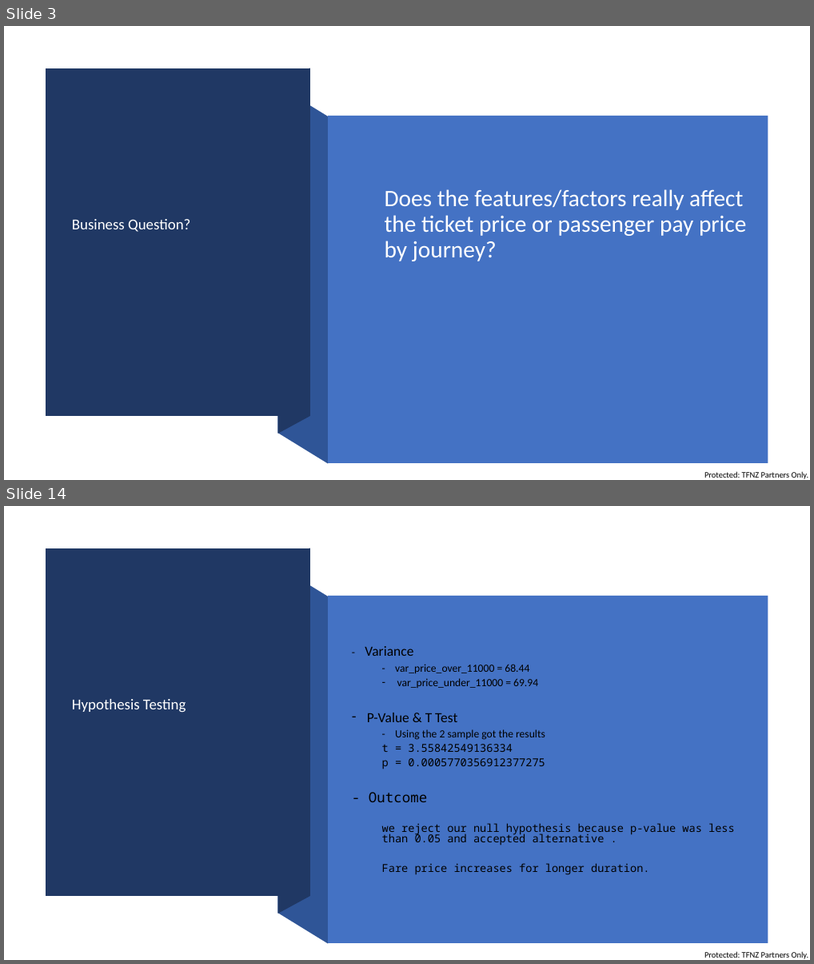
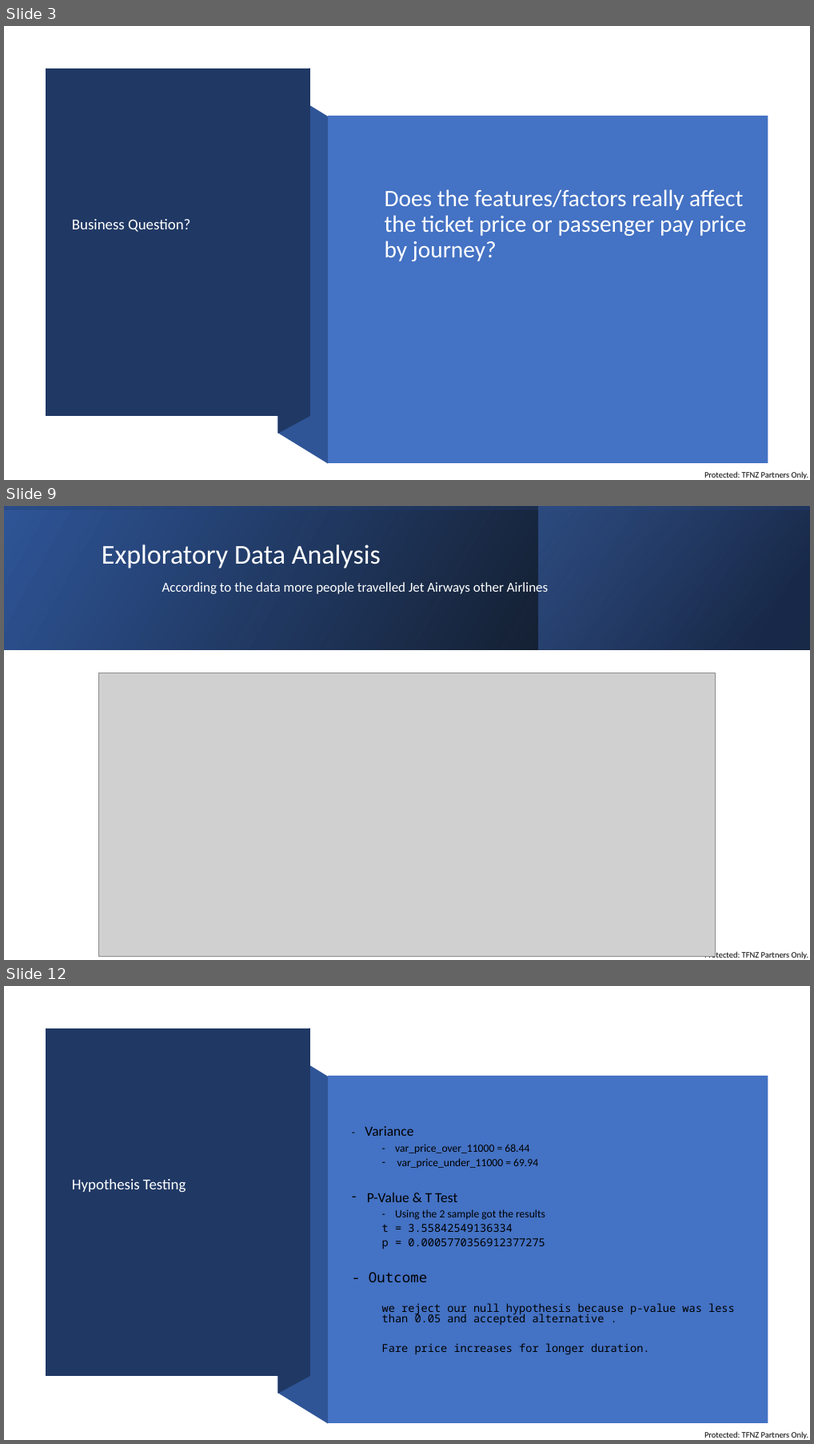
Before and after one commit to divraj2022/IOD_DIV, a slide deck: Mini Project 1/Mini Project 1.PPTX. Shown one above the other, each under a label of ours: slides 3 and 14 before the commit, slides 3, 9 and 12 after it; the slides between them are not shown. The pictures are 814x964 and 814x1444 pixels, drawn with LibreOffice and Linux fonts; fonts in the diff are those of the drawing; grey boxes stand for pictures. Boxes give left, top, right and bottom in pixels: in the first picture for what was removed or moved away, otherwise in the second. Text is boxed around its words. In the diff, an @@ line names an element or a change of style, - is before the commit and + after.

```diff
--- a/Mini Project 1/Mini Project 1.PPTX
+++ b/Mini Project 1/Mini Project 1.PPTX
@@ slide 9 added at (4,506,810,960), background #FFFFFF; not listed: 1 template element that a slide beside it also shows @@
@@ rectangle added at (4,506,810,649), fill gradient #000000 to #2F5597 @@
@@ rectangle added at (4,506,810,649), fill gradient #2F5597 to #000000 @@
@@ rectangle added at (538,506,810,649), fill gradient #203864 to #4472C4 @@
@@ title added at (102,544,549,596), 16.2 pt, text #FFFFFF @@
+Exploratory Data Analysis
+According to the data more people travelled Jet Airways other Airlines
@@ picture added at (99,672,716,956) @@
@@ what was slide 14 is now slide 12 @@
```
Also in this commit, not shown: 4 slides changed, 4 other slides added, 8 slides removed, 1 other file.
